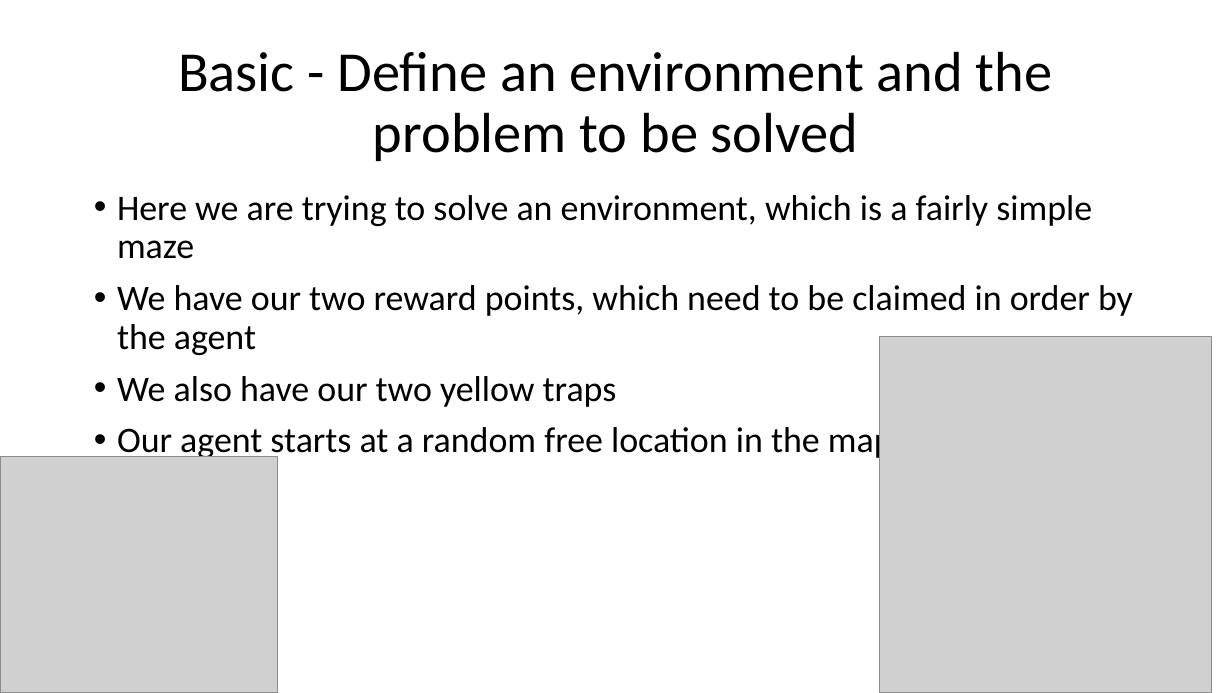
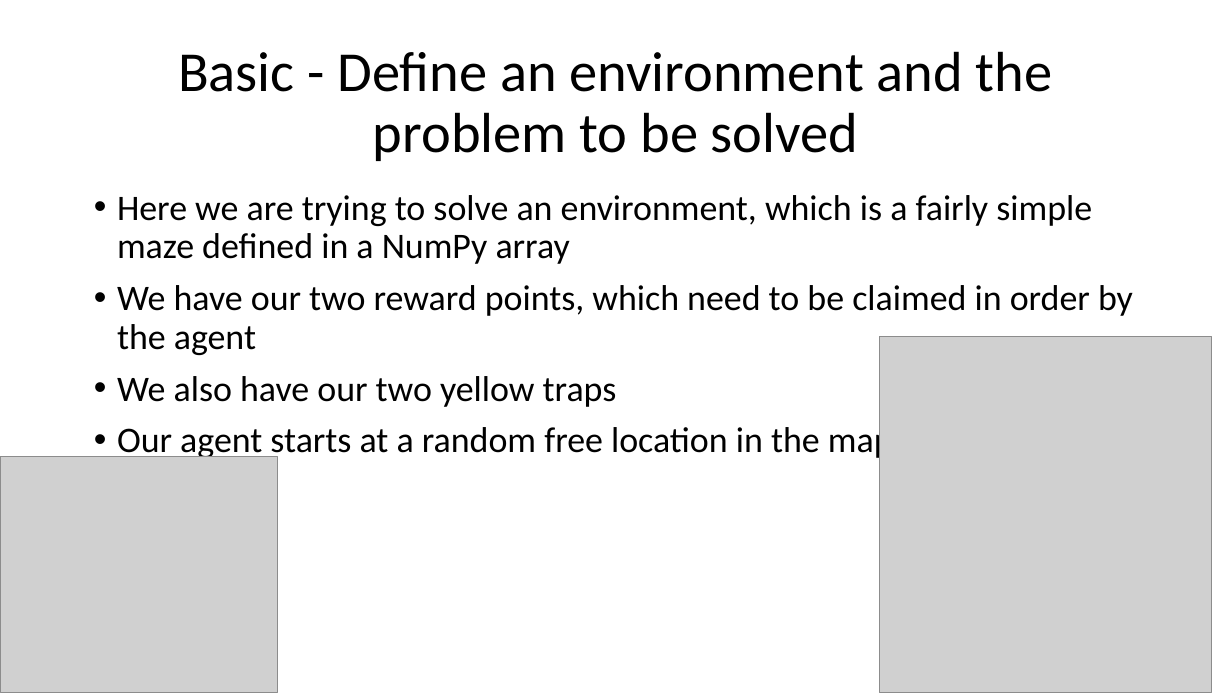
Before and after one commit to SL477/DRL-coursework, a slide deck: slide 2 of presentation.pptx. Drawn at 1232x693 pixels with LibreOffice and Linux fonts; fonts in the diff are those of the drawing; grey boxes stand for pictures. Boxes give left, top, right and bottom in pixels: in the first picture for what was removed or moved away, otherwise in the second. Text is boxed around its words. In the diff, an @@ line names an element or a change of style, - is before the commit and + after.

```diff
--- a/presentation.pptx
+++ b/presentation.pptx
@@ text at (117,195,1092,264): text changed @@
-• Here we are trying to solve an environment, which is a fairly simple maze
+• Here we are trying to solve an environment, which is a fairly simple maze defined in a NumPy array
```
Also in this commit, not shown: 3 other slides changed, 1 other file.
